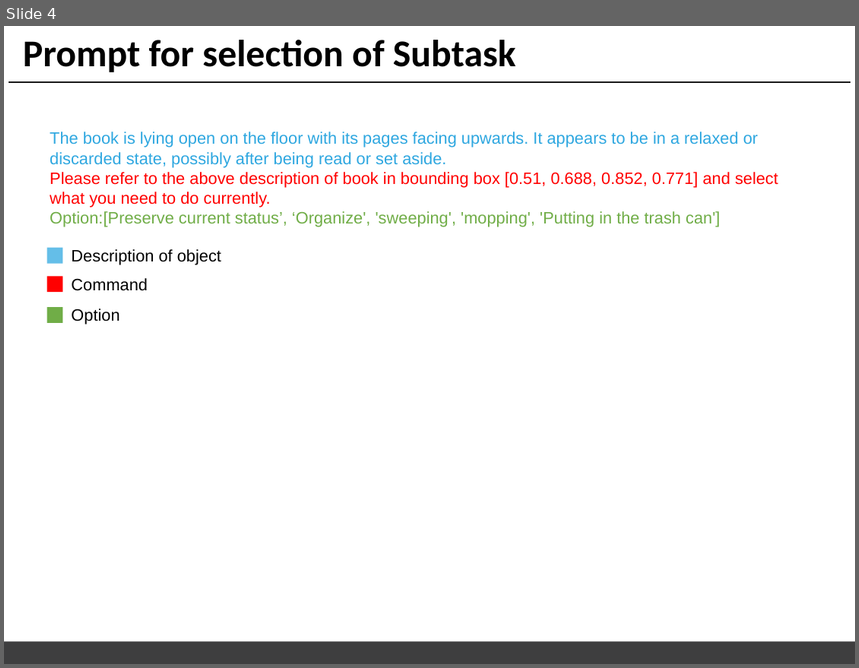
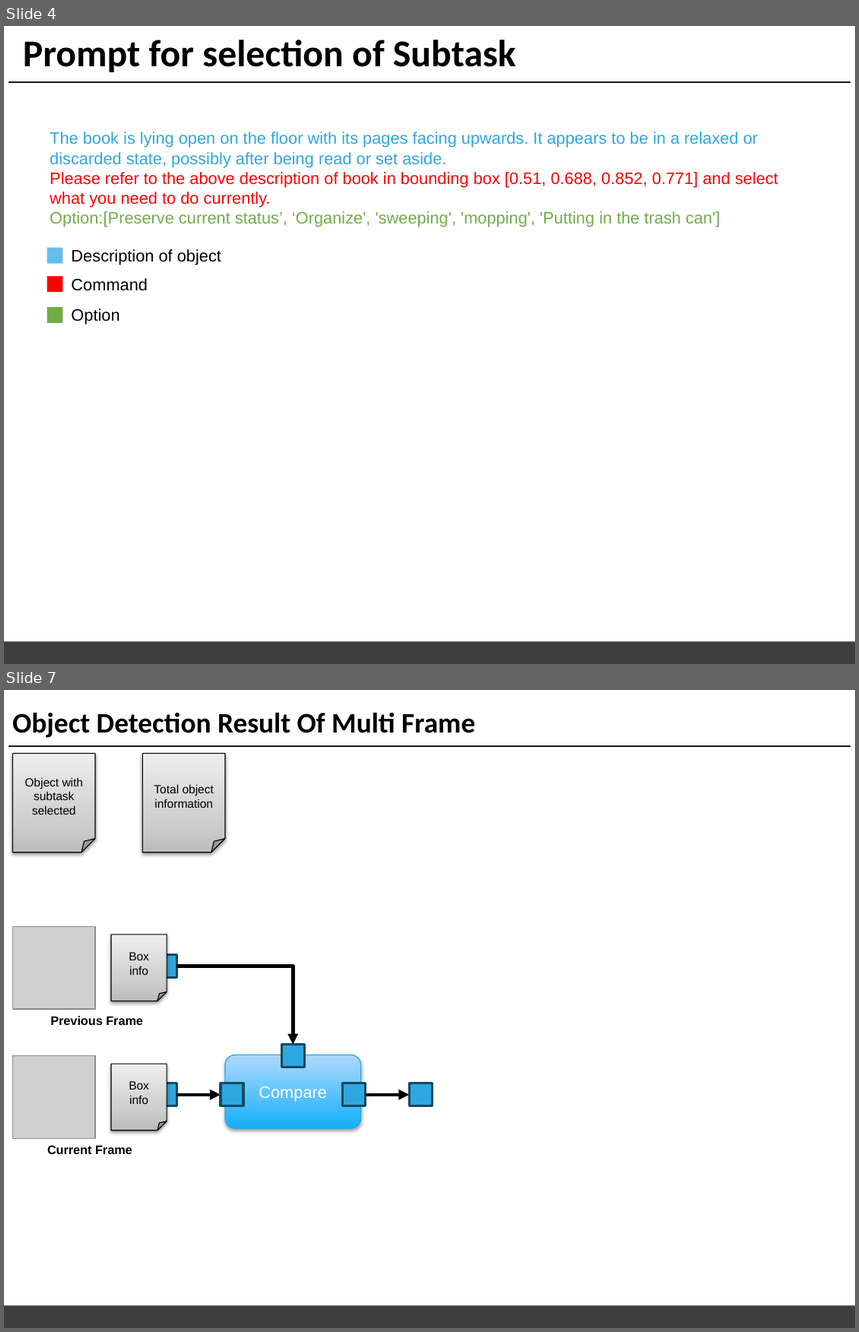
Before and after one commit to choibigo/uninstructed_robot, a slide deck: docs/ppt/여러 구조 정리.pptx. Shown one above the other, each under a label of ours: slide 4 before the commit, slides 4 and 7 after it; the slides between them are not shown. The pictures are 859x668 and 859x1332 pixels, drawn with LibreOffice and Linux fonts; fonts in the diff are those of the drawing; grey boxes stand for pictures; background and template pictures are left out. Boxes give left, top, right and bottom in pixels: in the first picture for what was removed or moved away, otherwise in the second. Text is boxed around its words. In the diff, an @@ line names an element or a change of style, - is before the commit and + after.

```diff
--- a/docs/ppt/여러 구조 정리.pptx
+++ b/docs/ppt/여러 구조 정리.pptx
@@ slide 7 added at [4, 690, 855, 1328], background #FFFFFF; not listed: 2 template elements that a slide beside it also shows @@
@@ title added at [12, 712, 475, 738], 24 pt, text #000000, bold @@
+Object Detection Result Of Multi Frame
@@ folded corner added at [12, 754, 95, 853], fill gradient #BDBDBD to #D1D1D1 to #EEEEEE, outline #000000 0.75 pt, 10 pt, text #000000 @@
+Object with subtask selected
@@ folded corner added at [143, 754, 225, 853], fill gradient #BDBDBD to #D1D1D1 to #EEEEEE, outline #000000 0.75 pt, 10 pt, text #000000 @@
+Total object information
@@ picture added at [12, 926, 95, 1009] @@
@@ folded corner added at [111, 934, 167, 1001], fill gradient #BDBDBD to #D1D1D1 to #EEEEEE, outline #000000 0.75 pt, 10 pt, text #000000 @@
+Box
+info
@@ rectangle added at [154, 954, 177, 978], fill #2EA7E0, outline #144962 2 pt @@
@@ elbow arrow added from (177, 967) to (294, 1045), #000000 3 pt @@
@@ text added at [50, 1016, 143, 1025], 10.5 pt, text #000000, bold @@
+Previous Frame
@@ rectangle added at [281, 1045, 304, 1068], fill #2EA7E0, outline #144962 2 pt @@
@@ picture added at [12, 1056, 95, 1138] @@
@@ folded corner added at [111, 1064, 167, 1130], fill gradient #BDBDBD to #D1D1D1 to #EEEEEE, outline #000000 0.75 pt, 10 pt, text #000000 @@
+Box
+info
@@ rounded rectangle added at [225, 1055, 361, 1129], fill gradient #13B1FB to #AFDAFF, outline #29A5DF 0.75 pt, 14 pt, text #FFFFFF @@
+Compare
@@ rectangle added at [154, 1083, 177, 1106], fill #2EA7E0, outline #144962 2 pt @@
@@ elbow arrow added from (177, 1095) to (220, 1095), #000000 3 pt @@
@@ rectangle added at [220, 1083, 243, 1106], fill #2EA7E0, outline #144962 2 pt @@
@@ rectangle added at [343, 1083, 366, 1106], fill #2EA7E0, outline #144962 2 pt @@
@@ elbow arrow added from (366, 1095) to (409, 1095), #000000 3 pt @@
@@ rectangle added at [409, 1083, 432, 1106], fill #2EA7E0, outline #144962 2 pt @@
@@ text added at [47, 1145, 132, 1154], 10.5 pt, text #000000, bold @@
+Current Frame
```
Also in this commit, not shown: 3 slides changed, 3 other slides added, 2 other files.
